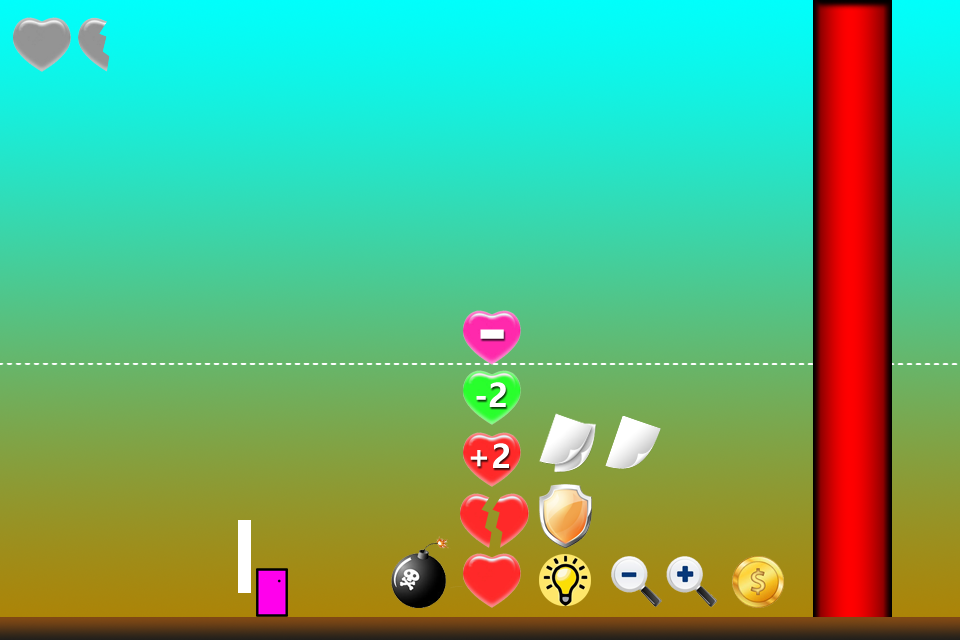
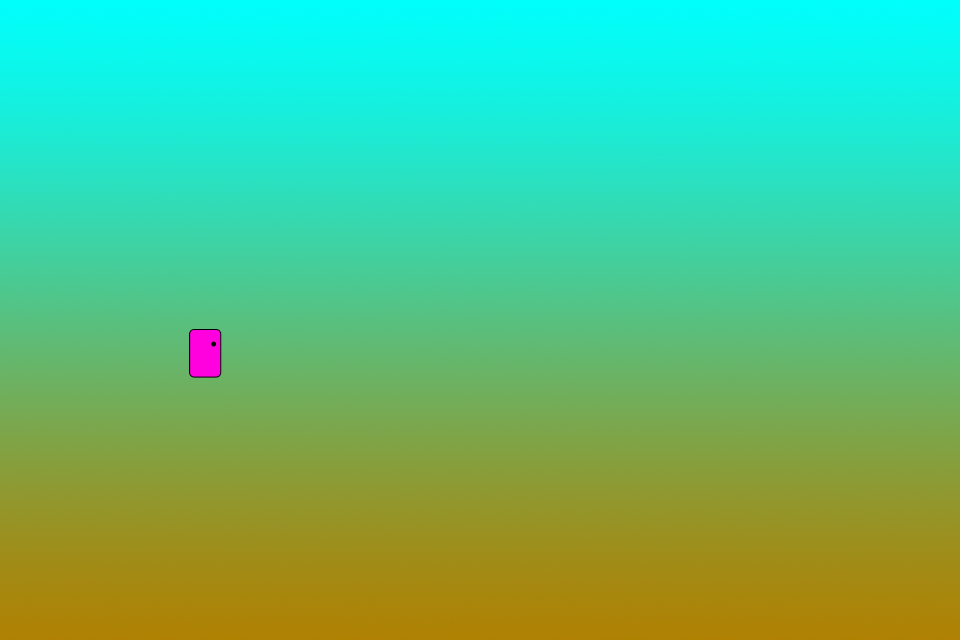
Before/after of a 960px x 640px layered artwork. What changed in the layer stack:
hid "Earth" over [0, 617, 960, 640]
hid "Block Bar" over [813, 0, 892, 640]
hid group "Player" (1st of 2) (3 layers) over [0, 363, 958, 617]
hid "Progress" over [238, 520, 251, 593]
hid "Guide Line" over [0, 363, 958, 365]
added group "MainMenu" with 3 layers above "Items" over [189, 329, 222, 378]
added layer "Eye1" in group "MainMenu" over [211, 341, 217, 347]
added layer "Body" in group "MainMenu" over [189, 329, 222, 378]
hid group "Items" (22 layers) over [13, 17, 784, 608]
removed layer "MenuBackground" over [105, 80, 856, 560]
